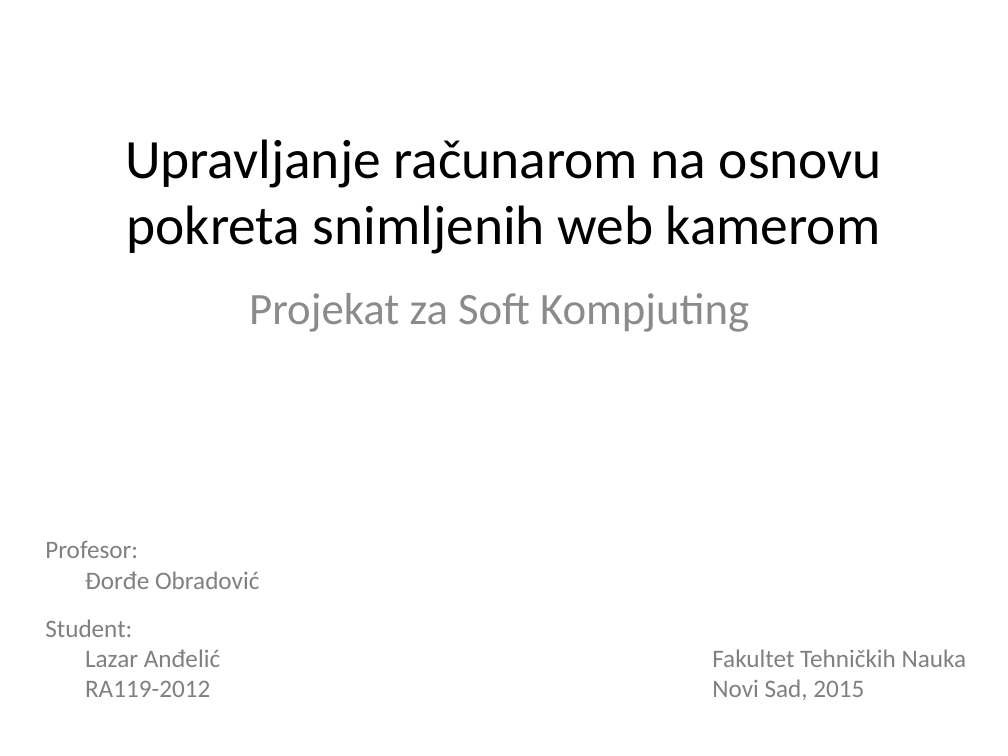
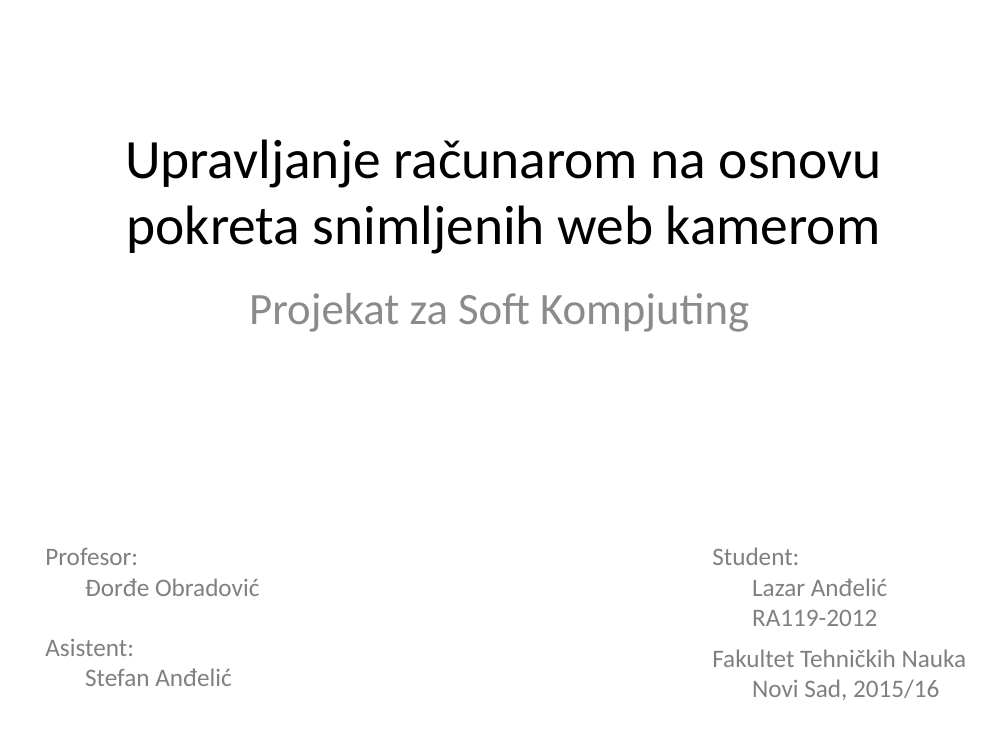
Before and after one commit to cLaki/UseTheForce, a slide deck: slide 1 of Upravljanje računarom na osnovu pokreta snimljenih web kamerom.pptx. Drawn at 1008x756 pixels with LibreOffice and Linux fonts; fonts in the diff are those of the drawing. Boxes give left, top, right and bottom in pixels: in the first picture for what was removed or moved away, otherwise in the second. Text is boxed around its words. In the diff, an @@ line names an element or a change of style, - is before the commit and + after.

Commit message:
Update core, Upravljanje ra..., ann_training (and everything in it)

```diff
--- a/Upravljanje računarom na osnovu pokreta snimljenih web kamerom.pptx
+++ b/Upravljanje računarom na osnovu pokreta snimljenih web kamerom.pptx
@@ text "Student:": place and size @@
-text "Student:" at bbox=[45, 619, 220, 697]
+text "Student:" at bbox=[712, 547, 887, 626]
@@ text at bbox=[45, 639, 231, 686]: paragraphs added @@
+Asistent:
+Stefan Anđelić
@@ text at bbox=[752, 679, 939, 700]: text changed @@
-Novi Sad, 2015
+Novi Sad, 2015/16
```
Also in this commit, not shown: 8 other slides changed, 6 slides added, 4 slides removed, 16 other files.
